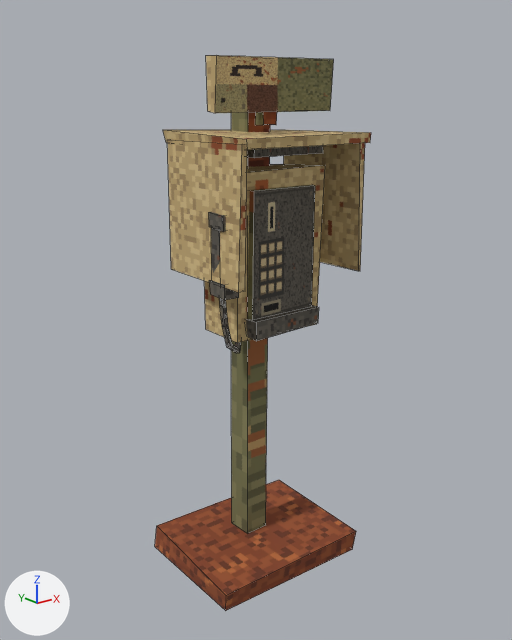
The Blender file output/oddities/OD01_Payphone.blend: old version first, new version second.
The view is the same before and after, from a 50 mm lens placed at (-1.59, -1.99, 1.79), pointed at (0.0, 0.0, 1.0). Arrows for +X, +Y and +Z are at lower left; the lights stay in place. The picture after the commit comes second. Mesh edges are drawn as thin lines.

In view in the first picture: 'OD01_Body', 'OD01_Handset', 'OD01_Lamp'.
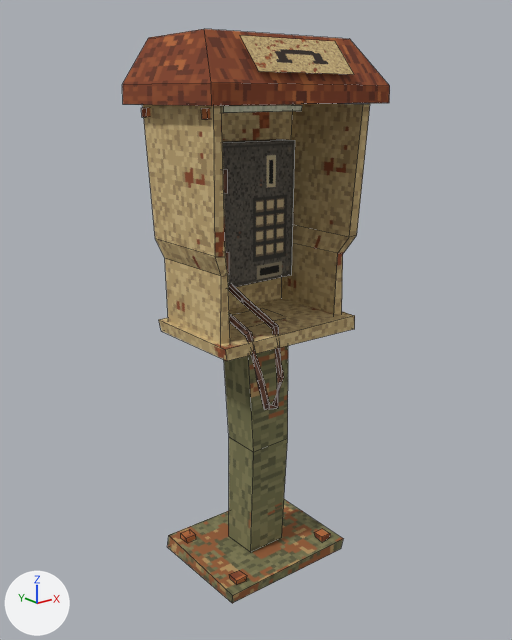
Edits to the bpy script that builds the scene:
```text
Change me_od01_body:
    used by ob_od01_body; parent = ob_sm_od01_payphone; location = (0.0, 0.0, 0.0)
    remove me_od01_body.from_pydata(...)  # 88 vertices, 66 faces; spans x -0.34..0.34, y -0.3..0.28, z -0.01..1.92
    add me_od01_body.from_pydata(...)  # 188 vertices, 139 faces; spans x -0.38..0.38, y -0.27..0.24, z -0.01..1.98
    me_od01_body part 1: the loose piece of 8 vertices spanning x -0.34..0.34, y -0.27..0.28, z -0.01..0.09 is scaled about the mesh origin by (0.873, 0.883, 0.555)
    me_od01_body part 2: the loose piece of 8 vertices spanning x -0.24..-0.19, y -0.14..-0.06, z 1.25..1.41 is scaled about its middle by (0.914, 0.665, 0.13), then moved by (0.0, 0.27, -1.27)
    me_od01_body part 3: the loose piece of 8 vertices spanning x -0.15..0.15, y -0.2..-0.12, z 1.0..1.06 is scaled about its middle by (0.156, 0.697, 0.301), then moved by (-0.22, -0.01, -0.97)
    me_od01_body part 4: the loose piece of 8 vertices spanning x -0.05..0.09, y 0.0..0.12, z 0.09..1.89 is scaled about its middle by (0.382, 0.421, 0.0113), then moved by (0.2, 0.11, -0.93)
    me_od01_body part 5: the loose piece of 8 vertices spanning x -0.28..0.27, y -0.3..0.16, z 1.64..1.69 is scaled about its middle by (0.0848, 0.103, 0.605), then moved by (0.22, -0.1, -1.6)
    me_od01_body part 6: the loose piece of 8 vertices spanning x 0.24..0.28, y -0.28..0.14, z 1.19..1.66 is scaled about its middle by (0.435, 0.379, 0.281), then moved by (0.08, 0.0, 0.13)
    me_od01_body part 7: the loose piece of 8 vertices spanning x -0.03..0.03, y -0.08..-0.04, z 1.7..1.76 is scaled about its middle by (0.489, 0.735, 0.599), then moved by (-0.33, -0.13, 0.02)
    me_od01_body part 8: the loose piece of 8 vertices spanning x -0.24..0.26, y -0.12..-0.04, z 1.74..1.92 is scaled about its middle by (0.0609, 0.5, 0.17), then moved by (-0.34, 0.24, -0.09)
    me_od01_body part 9: the loose piece of 8 vertices spanning x -0.15..0.15, y -0.17..-0.13, z 1.06..1.5 is scaled about its middle by (0.0997, 1.06, 0.0697), then moved by (0.33, -0.04, 0.47)
    me_od01_body part 10: the loose piece of 8 vertices spanning x -0.19..0.2, y -0.15..0.07, z 0.97..1.57 is scaled about its middle by (0.0779, 0.147, 0.0516), then moved by (0.33, 0.2, 0.47)
    me_od01_body part 11: the loose piece of 8 vertices spanning x -0.19..0.2, y -0.15..0.07, z 0.97..1.57 is copied, and the copy is scaled about its middle by (1.04, 0.562, 0.902), then moved by (0.03, 0.16, 0.11); it spans x -0.17..0.24, y 0.06..0.17, z 1.12..1.64
    me_od01_body part 12: the loose piece of 8 vertices spanning x -0.28..-0.24, y -0.28..0.14, z 1.21..1.66 is scaled about its middle by (0.598, 0.0497, 0.109), then moved by (0.11, 0.28, -0.1)
    me_od01_body part 13: a new loose piece of 32 vertices spanning x -0.34..0.33, y -0.22..0.19, z 0.97..1.77, in mat_m_od01_payphone (picture img_t_payphone_png)
    me_od01_body part 14: 20 vertices added at x -0.3..0.31, y -0.23..0.2, z 0.05..1.01
    me_od01_body part 15: 16 vertices added at x -0.38..0.38, y -0.27..0.24, z 1.77..1.98
    other edits to the shape of me_od01_body do not show in these pictures
Change me_od01_handset:
    used by ob_od01_handset; parent = ob_sm_od01_payphone; location = (-0.17, -0.12, 0.99)
    remove me_od01_handset.from_pydata(...)  # 54 vertices, 45 faces; spans x -0.117..0.009, y -0.078..0.008, z -0.04..0.451
    add me_od01_handset.from_pydata(...)  # 74 vertices, 65 faces; spans x -0.182..0.013, y -0.343..0.005, z -0.378..0.431
    me_od01_handset part 16: the whole mesh is rebuilt
Change me_od01_lamp:
    used by ob_od01_lamp; parent = ob_sm_od01_payphone; location = (0.0, 0.0, 0.0)
    remove me_od01_lamp.from_pydata(...)  # 8 vertices, 6 faces; spans x -0.153..0.153, y -0.187..-0.113, z 1.608..1.642
    add me_od01_lamp.from_pydata(...)  # 8 vertices, 6 faces; spans x -0.171..0.172, y -0.051..0.011, z 1.744..1.766
    me_od01_lamp part 17
    me_od01_lamp.vertices[0].co: (-0.151, -0.114, 1.608) -> (-0.171, 0.009, 1.744)
    me_od01_lamp.vertices[1].co: (0.153, -0.114, 1.61) -> (0.172, 0.01, 1.746)  # not seen -> pixel (290, 110)
    me_od01_lamp.vertices[2].co: (0.149, -0.186, 1.61) -> (0.171, -0.048, 1.746)  # pixel (323, 153) -> pixel (301, 110)
    me_od01_lamp.vertices[3].co: (-0.151, -0.183, 1.608) -> (-0.171, -0.051, 1.744)  # pixel (254, 157) -> pixel (223, 112)
    me_od01_lamp.vertices[4].co: (-0.151, -0.113, 1.642) -> (-0.171, 0.011, 1.766)
    me_od01_lamp.vertices[5].co: (0.152, -0.117, 1.638) -> (0.172, 0.01, 1.765)  # not seen -> pixel (291, 105)
    me_od01_lamp.vertices[6].co: (0.149, -0.185, 1.642) -> (0.171, -0.05, 1.766)  # not seen -> pixel (302, 105)
    me_od01_lamp.vertices[7].co: (-0.153, -0.187, 1.638) -> (-0.171, -0.05, 1.765)  # pixel (254, 148) -> pixel (223, 106)
Change ob_od01_handset:
    ob_od01_handset.location: (-0.17, -0.12, 0.99) -> (-0.07, 0.08, 1.13)
```

Changed parts and their boxes (x1, y1, x2, y2) in the pictures (512 x 640 px; the box of a moved part takes in the faces that stretch with it):
'OD01_Body', reshaped (24% wider)
    before: (155, 55, 371, 611)
    after: (122, 29, 390, 603)
'OD01_Handset', reshaped, moved
    before: (209, 212, 241, 353)
    after: (223, 169, 284, 410)
'OD01_Lamp', reshaped
    before: (247, 145, 323, 158)
    after: (221, 105, 302, 113)
part 1 of me_od01_body, moved or reshaped
    before: (155, 480, 356, 611)
    after: (167, 499, 343, 603)
part 2 of me_od01_body, moved or reshaped (not visible before)
    after: (181, 529, 196, 543)
part 3 of me_od01_body, moved or reshaped
    before: (246, 305, 319, 341)
    after: (229, 571, 247, 585)
part 4 of me_od01_body, moved or reshaped (not visible afterwards)
    before: (231, 112, 270, 534)
part 5 of me_od01_body, moved or reshaped
    before: (163, 130, 371, 150)
    after: (314, 528, 330, 542)
part 6 of me_od01_body, moved or reshaped (not visible afterwards)
    before: (284, 143, 365, 271)
part 7 of me_od01_body, moved or reshaped
    before: (255, 112, 277, 125)
    after: (201, 108, 210, 119)
part 8 of me_od01_body, moved or reshaped
    before: (206, 55, 334, 113)
    after: (141, 107, 151, 117)
part 9 of me_od01_body, moved or reshaped (not visible afterwards)
    before: (248, 185, 315, 320)
part 10 of me_od01_body, moved or reshaped (not visible afterwards)
    before: (204, 164, 325, 343)
part 11 of me_od01_body, added
    after: (222, 139, 295, 289)
part 12 of me_od01_body, moved or reshaped (not visible afterwards)
    before: (167, 140, 247, 293)
part 13 of me_od01_body, added (brown)
    after: (143, 104, 370, 344)
part 14 of me_od01_body, added (yellow)
    after: (159, 297, 355, 552)
part 15 of me_od01_body, added (brown)
    after: (122, 29, 390, 106)
